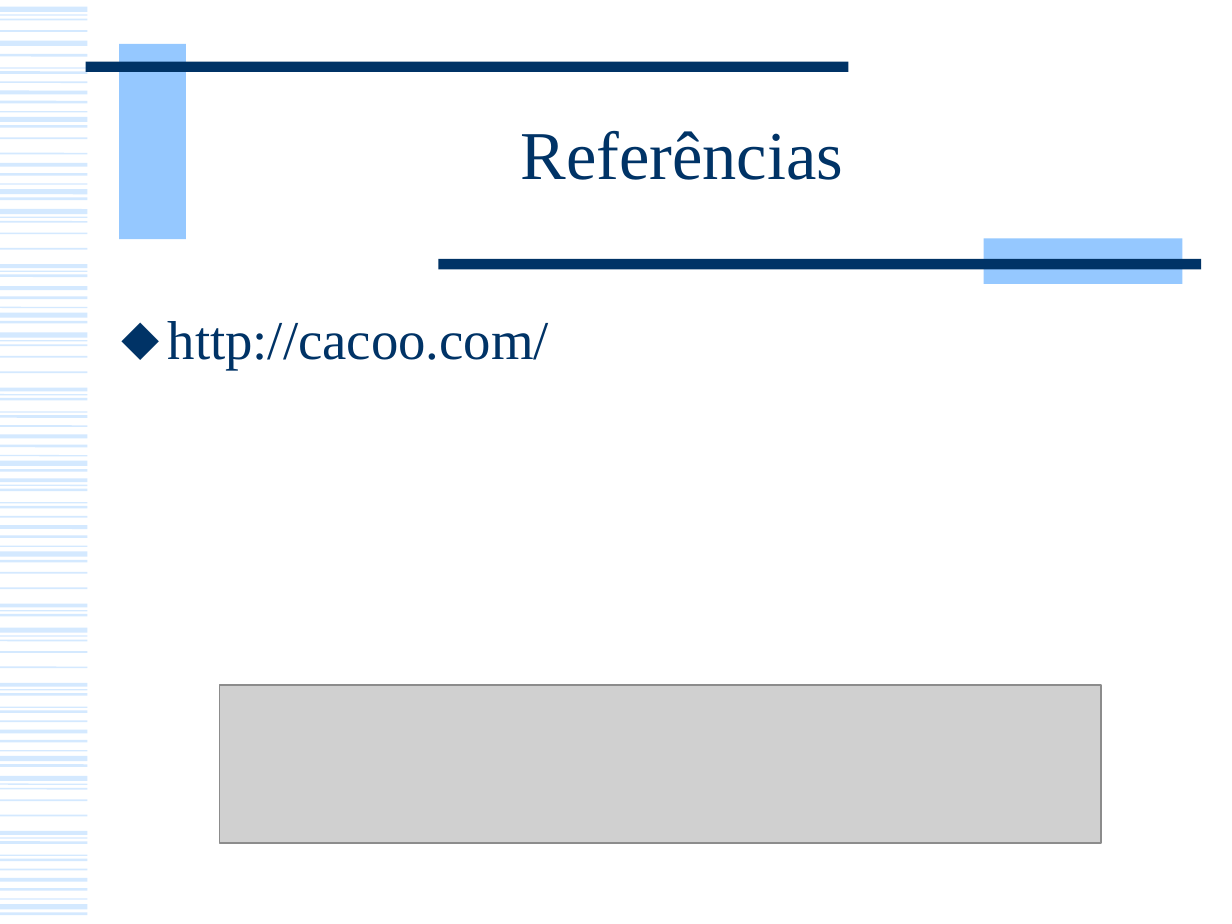
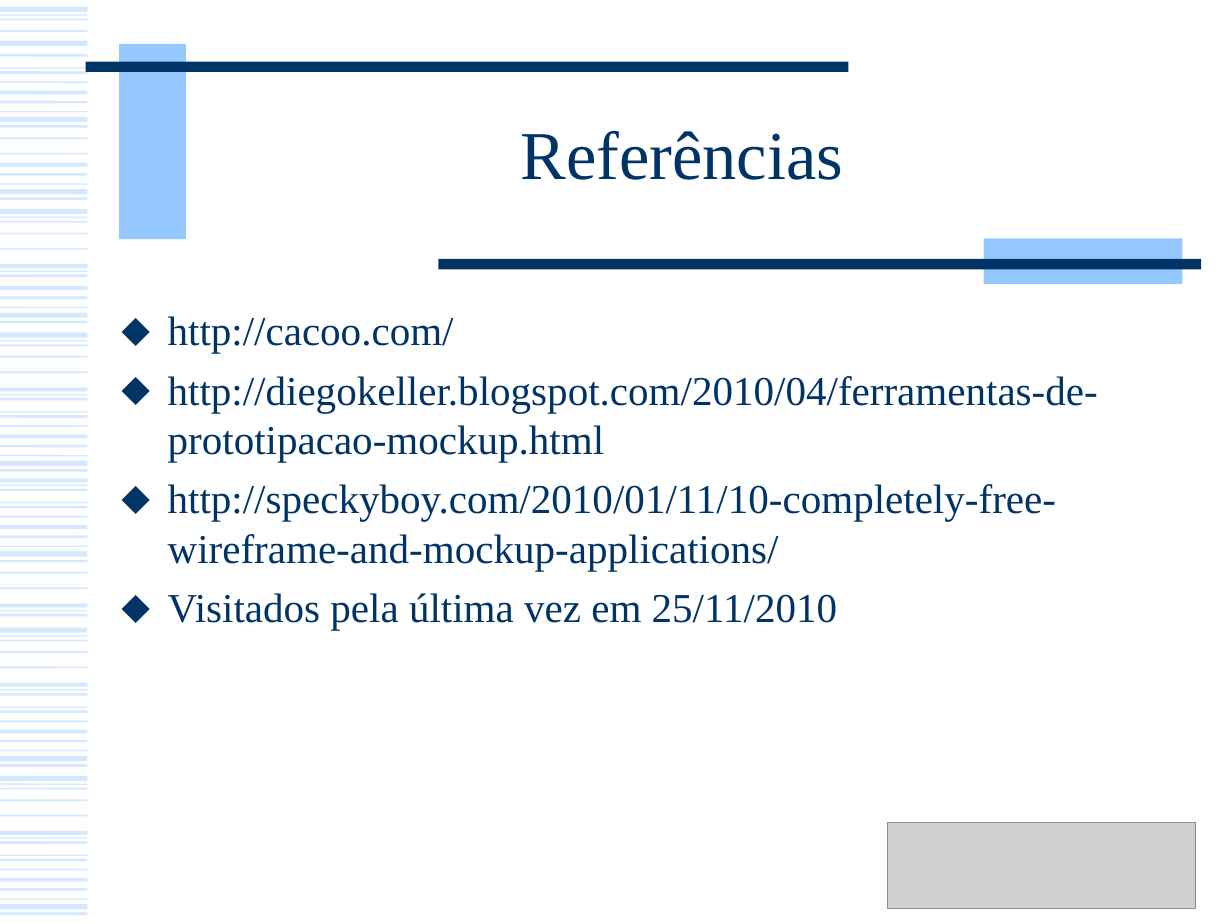
Before and after one commit to andrecurvello/tests-zingarelli, a slide deck: slide 9 of 2-Disciplinas/HCI/Monografia-Ferramenta-Prototipacao/Apresentacao-Cacoo.ppt (slide 8 before the commit). Drawn at 1232x924 pixels with LibreOffice and Linux fonts; fonts in the diff are those of the drawing; grey boxes stand for pictures. Boxes give left, top, right and bottom in pixels: in the first picture for what was removed or moved away, otherwise in the second. Text is boxed around its words. In the diff, an @@ line names an element or a change of style, - is before the commit and + after.

Commit message:
Finalização da apresentação da ferramenta Cacoo - HCI

```diff
--- a/2-Disciplinas/HCI/Monografia-Ferramenta-Prototipacao/Apresentacao-Cacoo.ppt
+++ b/2-Disciplinas/HCI/Monografia-Ferramenta-Prototipacao/Apresentacao-Cacoo.ppt
@@ text at (x1=168, y1=316, x2=454, y2=353): size 32 to 24 pt in "http://cacoo.com/"; less space between paragraphs @@
@@ text at (x1=168, y1=376, x2=1098, y2=630): paragraphs added @@
+⬥ http://diegokeller.blogspot.com/2010/04/ferramentas-de-prototipacao-mockup.html
+⬥ http://speckyboy.com/2010/01/11/10-completely-free-wireframe-and-mockup-applications/
+⬥ Visitados pela última vez em 25/11/2010
@@ picture resized from (x1=219, y1=685, x2=1100, y2=843) to (x1=887, y1=822, x2=1195, y2=908) @@
```
Also in this commit, not shown: 5 other slides changed, 2 slides added, 4 other files.
